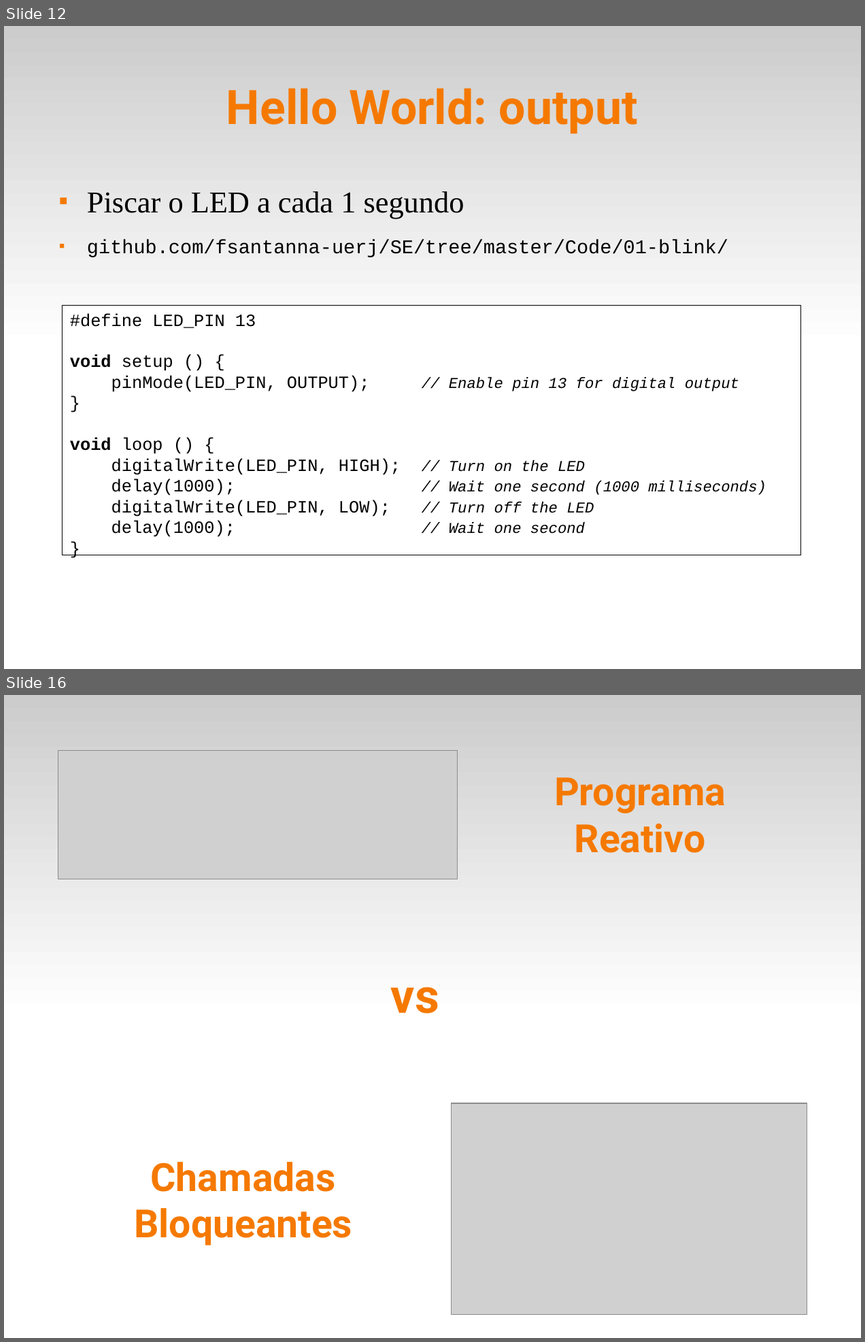
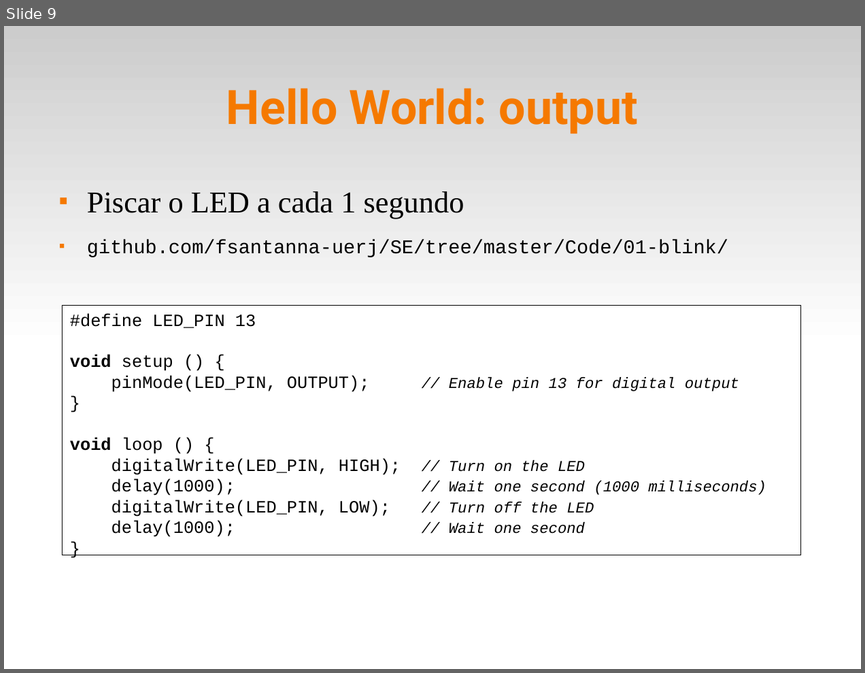
Before and after one commit to fsantanna-uerj/SE, a slide deck: Slides/se-02-gpio.odp. Shown one above the other, each under a label of ours: slides 12 and 16 before the commit, slide 9 after it; the slides between them are not shown. The pictures are 865x1342 and 865x673 pixels, drawn with LibreOffice and Linux fonts; fonts in the diff are those of the drawing; grey boxes stand for pictures. Boxes give left, top, right and bottom in pixels: in the first picture for what was removed or moved away, otherwise in the second. Text is boxed around its words. In the diff, an @@ line names an element or a change of style, - is before the commit and + after.

```diff
--- a/Slides/se-02-gpio.odp
+++ b/Slides/se-02-gpio.odp
@@ slide 16 removed at (4,695,861,1338), background #FFFFFF; not listed: 1 template element that a slide beside it also shows @@
@@ picture removed at (58,750,458,879) @@
@@ title removed at (554,777,725,853) @@
-Programa
-Reativo
@@ title removed at (391,987,439,1013) @@
-vs
@@ picture removed at (451,1103,807,1314) @@
@@ title removed at (134,1161,352,1245) @@
-Chamadas
-Bloqueantes
@@ what was slide 12 is now slide 9 @@
```
Also in this commit, not shown: 2 slides changed, 2 slides added, 10 other slides removed, 3 other files.
